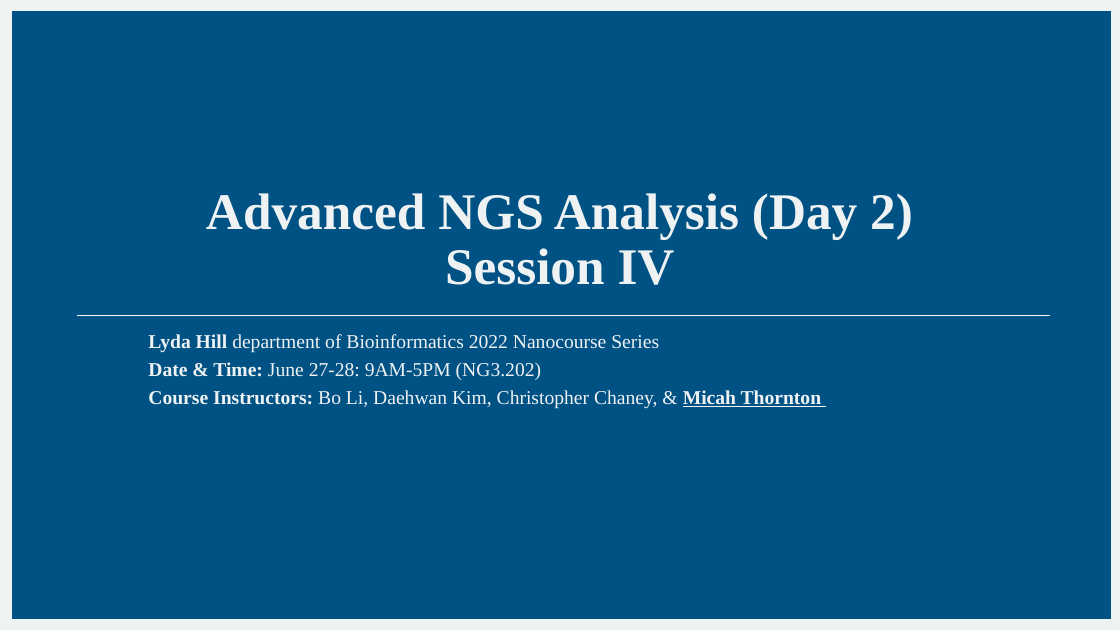
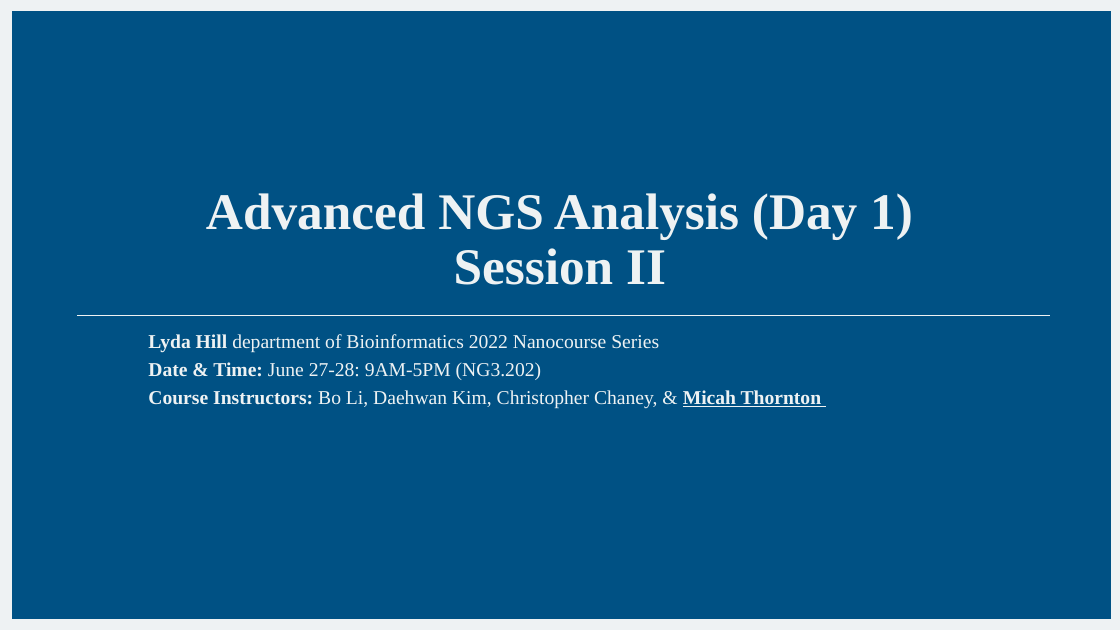
Before and after one commit to mathornton01/2022_UTSW_Lyda_Hill_Department_Advanced_NGS_Analysis_Nanocourse, a slide deck: slide 1 of Advanced NGS Analysis (Day 2).pptx. Drawn at 1120x630 pixels with LibreOffice and Linux fonts; fonts in the diff are those of the drawing; background and template pictures are left out. Boxes give left, top, right and bottom in pixels: in the first picture for what was removed or moved away, otherwise in the second. Text is boxed around its words. In the diff, an @@ line names an element or a change of style, - is before the commit and + after.

```diff
--- a/Advanced NGS Analysis (Day 2).pptx
+++ b/Advanced NGS Analysis (Day 2).pptx
@@ title at bbox=[206, 193, 913, 285]: text changed @@
-Advanced NGS Analysis (Day 2)
-Session IV
+Advanced NGS Analysis (Day 1)
+Session II
```
Also in this commit, not shown: 4 slides added.
